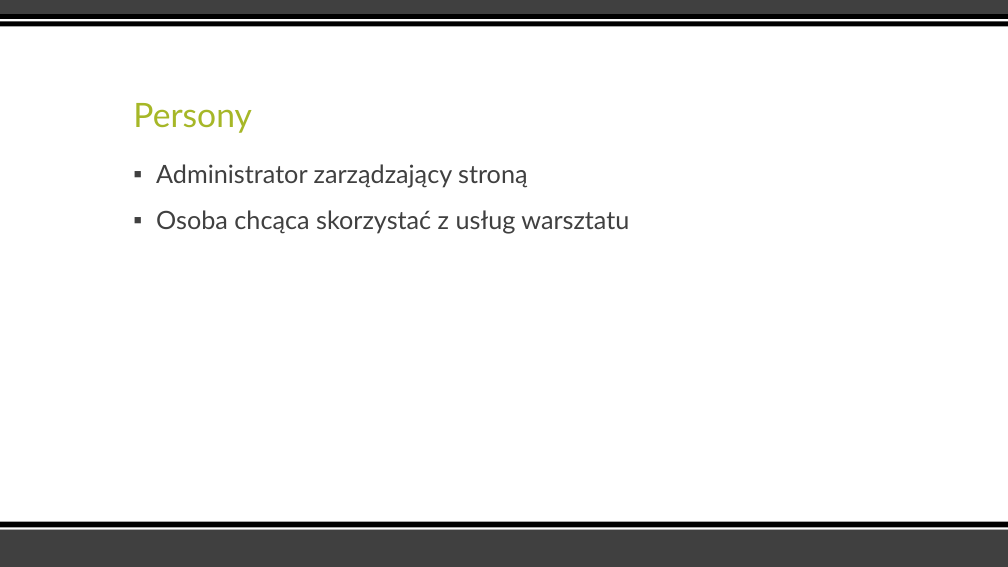
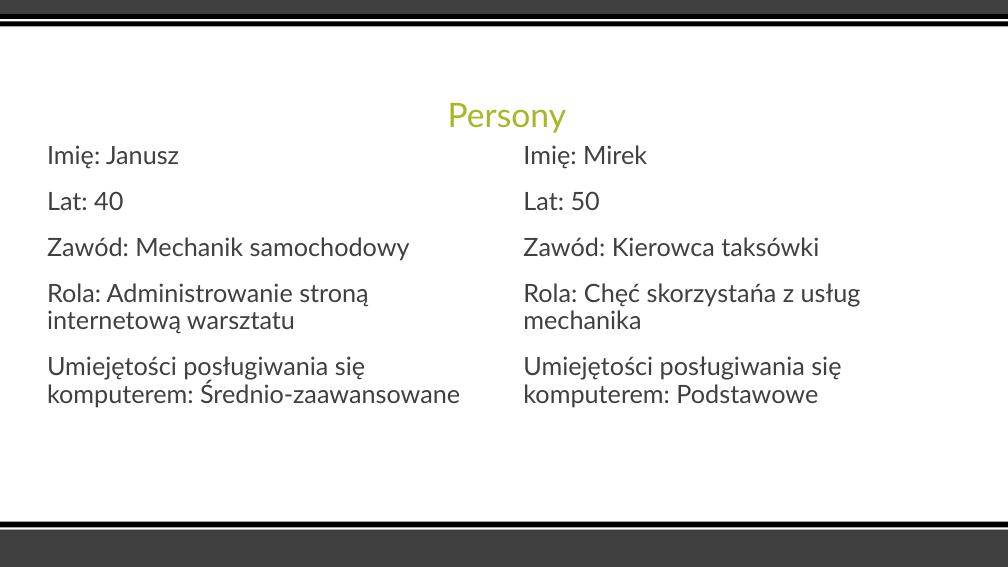
Before and after one commit to Fazii/ZIG, a slide deck: slide 3 of resources/Prezentacja.pptx. Drawn at 1008x567 pixels with LibreOffice and Linux fonts; fonts in the diff are those of the drawing. Boxes give left, top, right and bottom in pixels: in the first picture for what was removed or moved away, otherwise in the second. Text is boxed around its words. In the diff, an @@ line names an element or a change of style, - is before the commit and + after.

Commit message:
Presentation update

```diff
--- a/resources/Prezentacja.pptx
+++ b/resources/Prezentacja.pptx
@@ title "Persony" at box(448, 103, 566, 133): alignment left to centre @@
@@ text at box(47, 145, 460, 407): text changed @@
-▪ Administrator zarządzający stroną
-▪ Osoba chcąca skorzystać z usług warsztatu
+Imię: Janusz
+Lat: 40
+Zawód: Mechanik samochodowy
+Rola: Administrowanie stroną internetową warsztatu
+Umiejętości posługiwania się komputerem: Średnio-zaawansowane
@@ text added at box(523, 145, 861, 407), 24 pt, text #404040 @@
+Imię: Mirek
+Lat: 50
+Zawód: Kierowca taksówki
+Rola: Chęć skorzystańa z usług mechanika
+Umiejętości posługiwania się komputerem: Podstawowe
```
